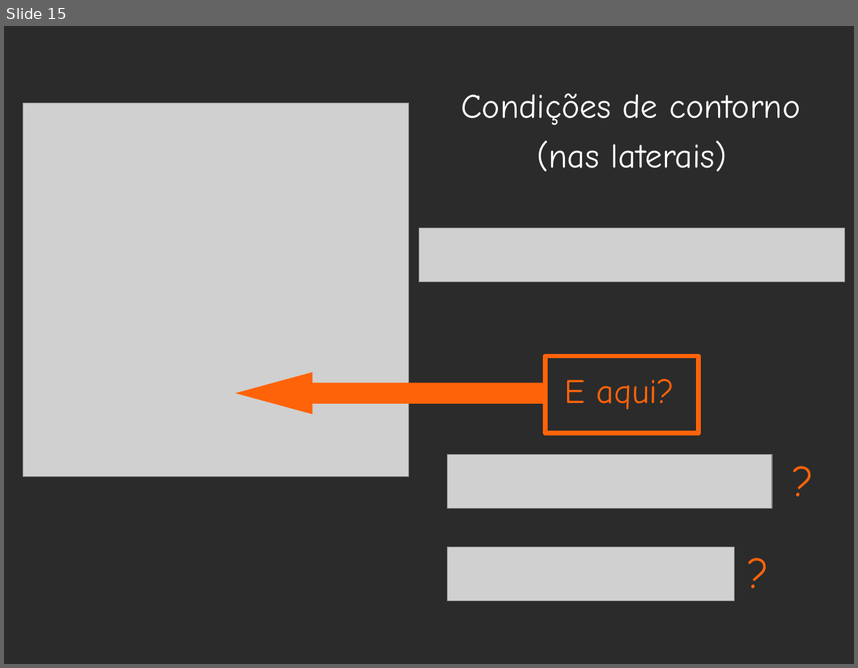
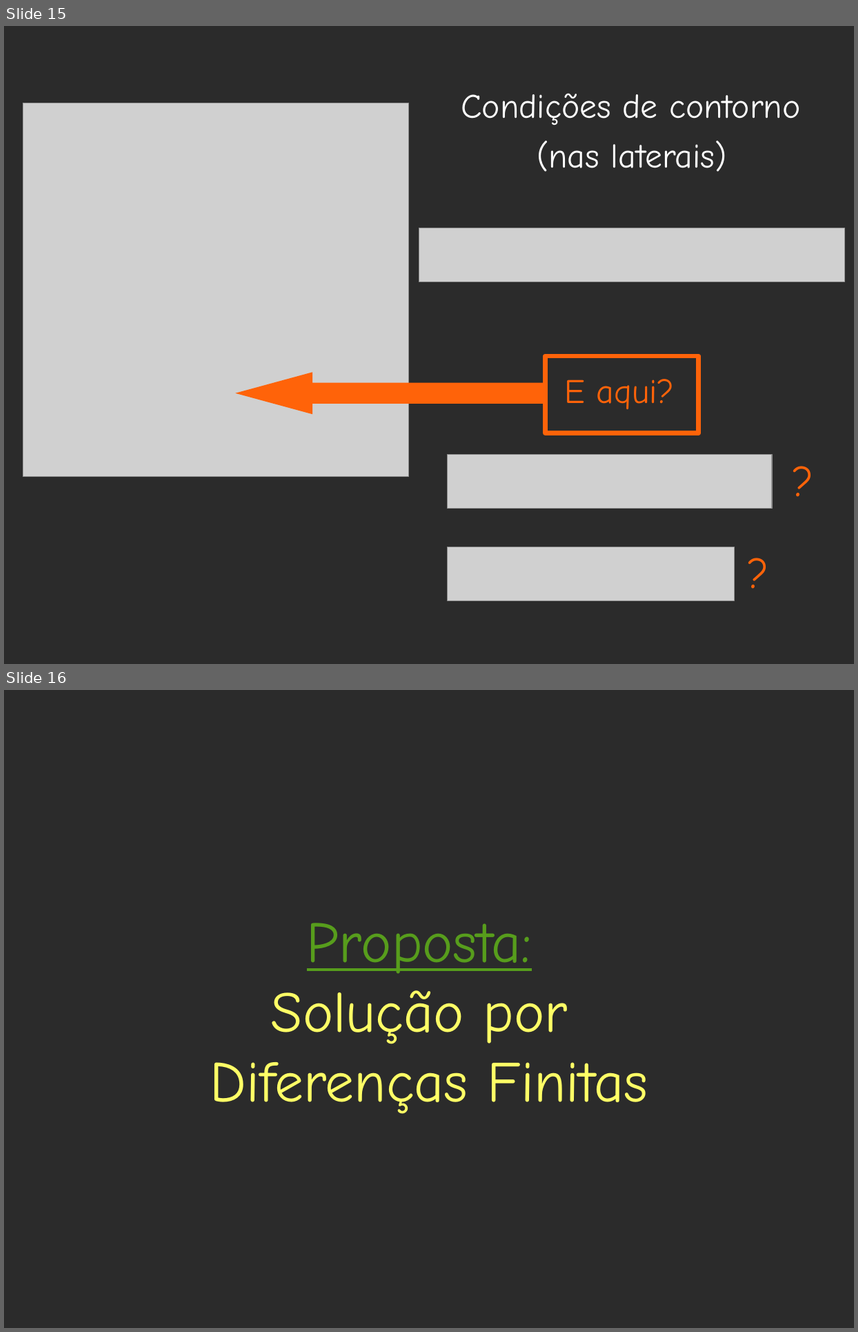
Before and after one commit to leouieda/geothermics, a slide deck: presentations/vba/vba.odp. Shown one above the other, each under a label of ours: slide 15 before the commit, slides 15 and 16 after it. The pictures are 858x668 and 858x1332 pixels, drawn with LibreOffice and Linux fonts; fonts in the diff are those of the drawing; grey boxes stand for pictures; background and template pictures are left out; a plain dark background stands for a picture behind light text. Boxes give left, top, right and bottom in pixels: in the first picture for what was removed or moved away, otherwise in the second. Text is boxed around its words. In the diff, an @@ line names an element or a change of style, - is before the commit and + after.

```diff
--- a/presentations/vba/vba.odp
+++ b/presentations/vba/vba.odp
@@ slide 16 added at <box>4,690,854,1328</box>, background picture (left out) @@
@@ title added at <box>210,923,648,1114</box>, 54 pt, text #FFFF66 @@
+Proposta:
+Solução por
+Diferenças Finitas
```
Also in this commit, not shown: 2 slides changed, 5 other slides added, 6 other files.
